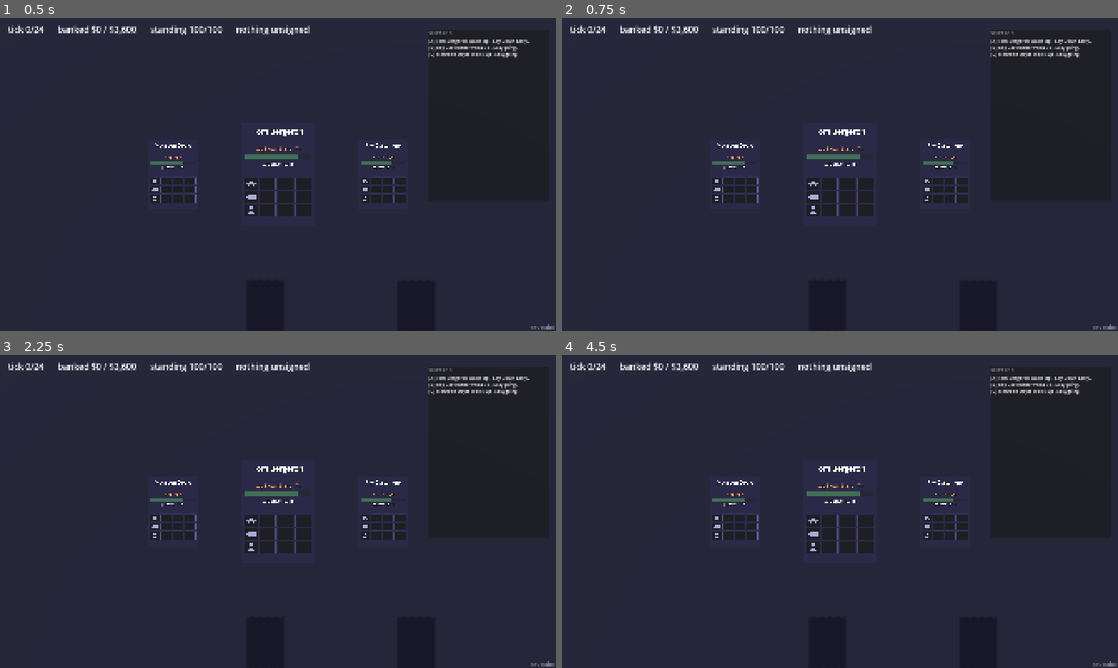
Above: before the commit, frames 1-4 (two rows, left to right).
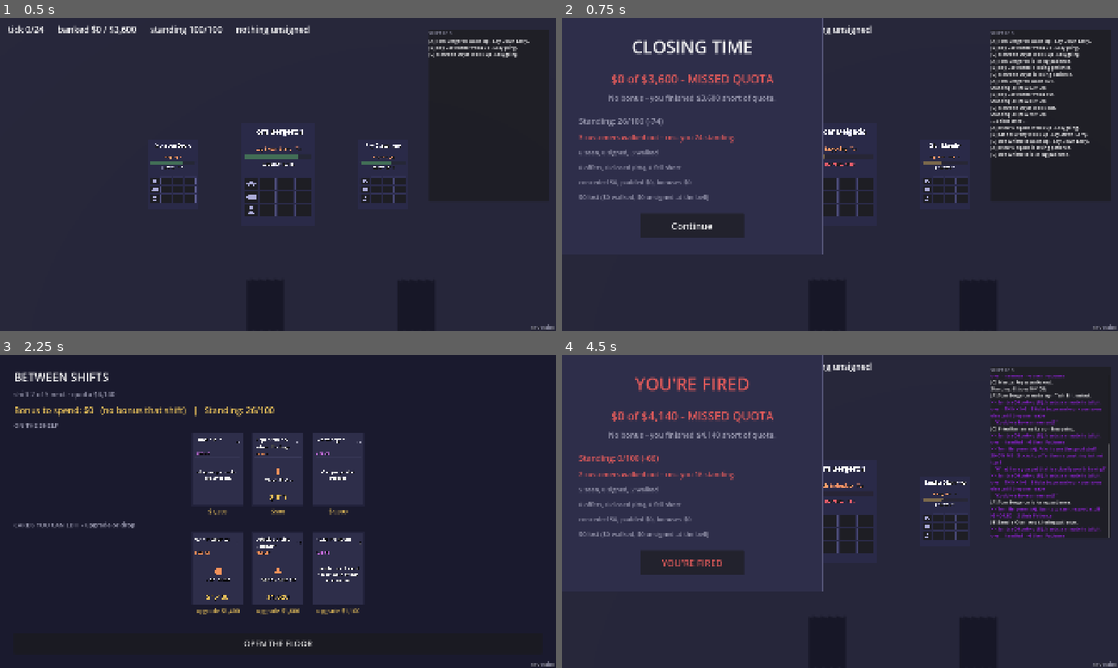
Above: after the commit, the same moments.

Repository: Painkills/RogueDealership
Game: Godot game, scene res://scenes/run.tscn
Same seed, same stepped clock (60 frames per second), same inputs: the game is played once before the commit and once after it.
Inputs (mouse positions are in pixels of both pictures, inside the frame that each line leads up to):
- Up to frame 1 (0.5 s): no input
- Up to frame 2 (0.75 s): click (589, 30) at 0.52 s
- Up to frame 3 (2.25 s): click (27, 367) at 1.27 s; click (127, 561) at 2 s, where only the run after the commit has a clickable "Continue"
- Up to frame 4 (4.5 s): click (840, 395) at 2.77 s; click (840, 642) at 3.5 s, where only the run after the commit has a clickable "OPEN THE FLOOR"; click (589, 367) at 4.27 s

Frame 1 is identical in both runs. In frame 2, 6.9% of the frame differs, in the area x 1-95%, y 0-76%; in frame 3, 8.4%; in frame 4, 8.5%, in the area x 1-99%, y 0-76%.

Commit message:
feat(view): mobile tap targets for the debug cheats
Ctrl+E and Ctrl+M have no touch equivalent, so a phone or tablet player
could never reach either. An invisible Button now sits exactly over the
tick counter (skip to the end of the shift) and over the shop's quota
line (+$10,000), wired to the identical methods the keyboard shortcuts
already call - PanelContainer stacks every child at the same rect
instead of laying them out, so the label sizes the wrapper and the
button inherits that exact rect for free, with no coordinates to keep
in sync by hand.

shift.tscn is hand-edited, not builder-generated, ever since the user's
own direct-editor pass on it (camera geometry, HUD rects) was never
ported into build_shift_scene.gd - a full rebuild would have silently
discarded all of that. Caught this the hard way: ran the builder first,
diffed 221 changed lines including the loss of the drop-zone shape
override from several commits ago, and reverted before it was ever
committed. Applied the actual change as a 14-line surgical hand-edit to
the live scene instead, with the builder script updated in parallel so
the recipe is correct whenever a full rebuild eventually happens.
shop.tscn carries no such history and rebuilt cleanly.

Both wrapper PanelContainers needed an explicit mouse_filter = IGNORE -
test_no_hud_control_can_swallow_a_click_meant_for_the_table() (the exact
guard this project already has for the G1 click-eating bug class) caught
the omission immediately, failing on the very first suite run after the
hand-edit.

Added driver checks that tapping each target does what the keyboard
shortcut does, and proved both bite by disconnecting each and confirming
the corresponding check fails before restoring them.

Full suite (2320), drive_shift.gd (310) and drive_run.gd (72) all green.

Co-Authored-By: Claude Sonnet 5 <noreply@anthropic.com>

Diff:
--- a/game/scenes/shift.tscn
+++ b/game/scenes/shift.tscn
@@ -123,6 +123,8 @@
 [sub_resource type="StyleBoxFlat" id="StyleBoxFlat_smm52"]
 bg_color = Color(0.101960786, 0.101960786, 0.18039216, 1)
 
+[sub_resource type="StyleBoxEmpty" id="StyleBoxEmpty_ticktap"]
+
 [node name="ShiftRoot" type="Node3D" unique_id=1565167599]
 script = ExtResource("1_y0hlp")
 
@@ -399,11 +401,21 @@
 mouse_filter = 2
 theme_override_constants/separation = 48
 
-[node name="TickLabel" type="Label" parent="HUD/HudRoot/TopBar" unique_id=493898306]
+[node name="TickWrap" type="PanelContainer" parent="HUD/HudRoot/TopBar" unique_id=1234567801]
+layout_mode = 2
+mouse_filter = 2
+theme_override_styles/panel = SubResource("StyleBoxEmpty_ticktap")
+
+[node name="TickLabel" type="Label" parent="HUD/HudRoot/TopBar/TickWrap" unique_id=493898306]
 unique_name_in_owner = true
 layout_mode = 2
 theme_override_font_sizes/font_size = 30
 text = "tick 0/24"
+
+[node name="TickTapTarget" type="Button" parent="HUD/HudRoot/TopBar/TickWrap" unique_id=1234567802]
+unique_name_in_owner = true
+layout_mode = 2
+flat = true
 
 [node name="BankedLabel" type="Label" parent="HUD/HudRoot/TopBar" unique_id=1396139415]
 unique_name_in_owner = true
--- a/game/scenes/shop.tscn
+++ b/game/scenes/shop.tscn
@@ -7,88 +7,100 @@
 [sub_resource type="StyleBoxFlat" id="StyleBoxFlat_8r1wq"]
 bg_color = Color(0.101960786, 0.101960786, 0.18039216, 1)
 
+[sub_resource type="StyleBoxEmpty" id="StyleBoxEmpty_ajxib"]
+
 [sub_resource type="StyleBoxFlat" id="StyleBoxFlat_8yt8d"]
 bg_color = Color(0.101960786, 0.101960786, 0.18039216, 0.88)
 
-[node name="ShopScreen" type="PanelContainer" unique_id=256260110]
+[node name="ShopScreen" type="PanelContainer" unique_id=635915357]
 anchor_right = 1.0
 anchor_bottom = 1.0
 theme_override_styles/panel = SubResource("StyleBoxFlat_8r1wq")
 script = ExtResource("1_1l46r")
 
-[node name="Margin" type="MarginContainer" parent="." unique_id=407462973]
+[node name="Margin" type="MarginContainer" parent="." unique_id=689674215]
 layout_mode = 2
 theme_override_constants/margin_left = 48
 theme_override_constants/margin_top = 48
 theme_override_constants/margin_right = 48
 theme_override_constants/margin_bottom = 48
 
-[node name="Column" type="VBoxContainer" parent="Margin" unique_id=755886632]
+[node name="Column" type="VBoxContainer" parent="Margin" unique_id=1362426994]
 layout_mode = 2
 theme_override_constants/separation = 16
 
-[node name="TitleLabel" type="Label" parent="Margin/Column" unique_id=1754381460]
+[node name="TitleLabel" type="Label" parent="Margin/Column" unique_id=744297092]
 unique_name_in_owner = true
 layout_mode = 2
 theme_override_font_sizes/font_size = 40
 theme_override_colors/font_color = Color(0.9490196, 0.9490196, 0.9490196, 1)
 text = "BETWEEN SHIFTS"
 
-[node name="ShiftLabel" type="Label" parent="Margin/Column" unique_id=1686813238]
+[node name="ShiftWrap" type="PanelContainer" parent="Margin/Column" unique_id=98062531]
+layout_mode = 2
+mouse_filter = 2
+theme_override_styles/panel = SubResource("StyleBoxEmpty_ajxib")
+
+[node name="ShiftLabel" type="Label" parent="Margin/Column/ShiftWrap" unique_id=449510255]
 unique_name_in_owner = true
 layout_mode = 2
 theme_override_font_sizes/font_size = 24
 theme_override_colors/font_color = Color(0.6039216, 0.6039216, 0.6901961, 1)
 text = "shift 1 of 5"
 
-[node name="MoneyLabel" type="Label" parent="Margin/Column" unique_id=1019895512]
+[node name="ShiftTapTarget" type="Button" parent="Margin/Column/ShiftWrap" unique_id=1893543845]
+unique_name_in_owner = true
+layout_mode = 2
+flat = true
+
+[node name="MoneyLabel" type="Label" parent="Margin/Column" unique_id=102785430]
 unique_name_in_owner = true
 layout_mode = 2
 theme_override_font_sizes/font_size = 30
 theme_override_colors/font_color = Color(0.9098039, 0.75686276, 0.3529412, 1)
 text = "$0 to spend"
 
-[node name="ShelfSection" type="VBoxContainer" parent="Margin/Column" unique_id=2071817091]
+[node name="ShelfSection" type="VBoxContainer" parent="Margin/Column" unique_id=1493374961]
 layout_mode = 2
 theme_override_constants/separation = 10
 
-[node name="OnShelfTitle" type="Label" parent="Margin/Column/ShelfSection" unique_id=276297380]
+[node name="OnShelfTitle" type="Label" parent="Margin/Column/ShelfSection" unique_id=1899172277]
 unique_name_in_owner = true
 layout_mode = 2
 theme_override_font_sizes/font_size = 22
 theme_override_colors/font_color = Color(0.6039216, 0.6039216, 0.6901961, 1)
 text = "ON THE SHELF"
 
-[node name="ShelfRow" type="HBoxContainer" parent="Margin/Column/ShelfSection" unique_id=158385329]
+[node name="ShelfRow" type="HBoxContainer" parent="Margin/Column/ShelfSection" unique_id=1474127946]
 unique_name_in_owner = true
 layout_mode = 2
 theme_override_constants/separation = 28
 alignment = 1
 
-[node name="DeckSection" type="VBoxContainer" parent="Margin/Column" unique_id=1385037231]
+[node name="DeckSection" type="VBoxContainer" parent="Margin/Column" unique_id=227533793]
 layout_mode = 2
 theme_override_constants/separation = 10
 
-[node name="DeckTitle" type="Label" parent="Margin/Column/DeckSection" unique_id=299943719]
+[node name="DeckTitle" type="Label" parent="Margin/Column/DeckSection" unique_id=1021335334]
 unique_name_in_owner = true
 layout_mode = 2
 theme_override_font_sizes/font_size = 22
 theme_override_colors/font_color = Color(0.6039216, 0.6039216, 0.6901961, 1)
 text = "CARDS YOU CAN EDIT - upgrade or drop"
 
-[node name="DeckRow" type="HBoxContainer" parent="Margin/Column/DeckSection" unique_id=981639281]
+[node name="DeckRow" type="HBoxContainer" parent="Margin/Column/DeckSection" unique_id=1300745945]
 unique_name_in_owner = true
 layout_mode = 2
 theme_override_constants/separation = 28
 alignment = 1
 
-[node name="LogLabel" type="Label" parent="Margin/Column" unique_id=955714225]
+[node name="LogLabel" type="Label" parent="Margin/Column" unique_id=2140575046]
 unique_name_in_owner = true
 layout_mode = 2
 theme_override_font_sizes/font_size = 22
 theme_override_colors/font_color = Color(0.8784314, 0.3529412, 0.3529412, 1)
 
-[node name="DoneButton" type="Button" parent="Margin/Column" unique_id=818412893]
+[node name="DoneButton" type="Button" parent="Margin/Column" unique_id=424984208]
 unique_name_in_owner = true
 custom_minimum_size = Vector2(360, 72)
 layout_mode = 2
--- a/game/scripts/view/shift_controller.gd
+++ b/game/scripts/view/shift_controller.gd
@@ -150,6 +150,9 @@
 		pad.input_event.connect(_on_pad_input.bind(i))
 
 	_register_keyboard_actions()
+	# Mobile has no Ctrl+E: an invisible button laid over the tick counter
+	# itself is the touch equivalent, wired to the exact same method.
+	(%TickTapTarget as Button).pressed.connect(_debug_skip_shift)
 	_report_overlay.continue_pressed.connect(
 		func(): shift_finished.emit(_shift.report()))
 
--- a/game/scripts/view/shop_screen.gd
+++ b/game/scripts/view/shop_screen.gd
@@ -19,6 +19,7 @@
 
 @onready var _money: Label = %MoneyLabel
 @onready var _shift_label: Label = %ShiftLabel
+@onready var _shift_tap: Button = %ShiftTapTarget
 @onready var _shelf_row: HBoxContainer = %ShelfRow
 @onready var _deck_row: HBoxContainer = %DeckRow
 @onready var _log: Label = %LogLabel
@@ -31,6 +32,9 @@
 	_done.pressed.connect(func(): done.emit())
 	_detail.action_taken.connect(_apply)
 	_bind_key(&"debug_add_money", KEY_M, true)   # Ctrl+M: +$10,000, for testing
+	# Mobile has no Ctrl+M: an invisible button laid over the quota line
+	# itself is the touch equivalent, wired to the exact same effect.
+	_shift_tap.pressed.connect(_debug_add_money)
 
 func _bind_key(action: StringName, keycode: Key, ctrl: bool = false) -> void:
 	if not InputMap.has_action(action):
@@ -50,8 +54,11 @@
 	if not visible:
 		return
 	if event.is_action_pressed("debug_add_money"):
-		_shop.run.money += 10000
-		_render()
+		_debug_add_money()
+
+func _debug_add_money() -> void:
+	_shop.run.money += 10000
+	_render()
 
 func setup(shop: Shop) -> void:
 	_shop = shop
--- a/game/tools/build_shift_scene.gd
+++ b/game/tools/build_shift_scene.gd
@@ -408,8 +408,44 @@
 	hud.add_child(top)
 	top.owner = root
 
+	# The tick counter doubles as a mobile stand-in for Ctrl+E (skip to the
+	# end of the shift) - it is the one thing on this HUD you look at every
+	# single tick, always in the same place, which is exactly what a tap
+	# target needs and a keyboard-only shortcut cannot give a touch player
+	# at all. PanelContainer stacks every child at the SAME rect rather than
+	# laying them out side by side - the label sizes the wrapper, and the
+	# invisible button (added after, so it is on top for input) inherits
+	# that identical rect for free, with no coordinates to keep in sync by
+	# hand.
+	var tick_wrap := PanelContainer.new()
+	tick_wrap.name = "TickWrap"
+	tick_wrap.add_theme_stylebox_override("panel", StyleBoxEmpty.new())
+	# IGNORE, same as every plain label already on this HUD - the wrapper
+	# itself must never be the thing that blocks a click meant for the
+	# table; only the Button inside it (exempt from that same guard) should
+	# ever consume one. test_no_hud_control_can_swallow_a_click_meant_for_
+	# the_table() caught this the first time it was missed.
+	tick_wrap.mouse_filter = Control.MOUSE_FILTER_IGNORE
+	top.add_child(tick_wrap)
+	tick_wrap.owner = root
+
+	var tick_label := Label.new()
+	tick_label.name = "TickLabel"
+	tick_label.text = "tick 0/24"
+	tick_label.add_theme_font_size_override("font_size", 30)
+	tick_label.mouse_filter = Control.MOUSE_FILTER_IGNORE
+	tick_label.unique_name_in_owner = true
+	tick_wrap.add_child(tick_label)
+	tick_label.owner = root
+
+	var tick_tap := Button.new()
+	tick_tap.name = "TickTapTarget"
+	tick_tap.flat = true   # no visible chrome at all - the ask was invisible
+	tick_tap.unique_name_in_owner = true
+	tick_wrap.add_child(tick_tap)
+	tick_tap.owner = root
+
 	var placeholders := {
-		"TickLabel": "tick 0/24",
 		"BankedLabel": "banked $0 / $3,600",
 		"StandingLabel": "standing 100/100",
 		"AtRiskLabel": "nothing unsigned",
--- a/game/tools/build_shop_scene.gd
+++ b/game/tools/build_shop_scene.gd
@@ -50,7 +50,39 @@
 	col.owner = root
 
 	_label(col, root, "TitleLabel", "BETWEEN SHIFTS", 40, &"text")
-	_label(col, root, "ShiftLabel", "shift 1 of 5", 24, &"text_dim")
+
+	# The quota line doubles as a mobile stand-in for Ctrl+M (+$10,000) - the
+	# same "no keyboard on touch" gap the shift's tick counter has, and the
+	# same fix: PanelContainer stacks every child at the SAME rect instead of
+	# laying them out, so the label sizes the wrapper and the invisible
+	# button (added after, on top for input) exactly covers it for free.
+	var shift_wrap := PanelContainer.new()
+	shift_wrap.name = "ShiftWrap"
+	shift_wrap.add_theme_stylebox_override("panel", StyleBoxEmpty.new())
+	# IGNORE: the wrapper itself must never be what a click actually hits -
+	# only the Button inside it should. shift.tscn's own equivalent
+	# (TickWrap) has a dedicated test for exactly this; this screen has no
+	# 3D table underneath to protect, but the same rule still applies.
+	shift_wrap.mouse_filter = Control.MOUSE_FILTER_IGNORE
+	col.add_child(shift_wrap)
+	shift_wrap.owner = root
+
+	var shift_label := Label.new()
+	shift_label.name = "ShiftLabel"
+	shift_label.text = "shift 1 of 5"
+	shift_label.add_theme_font_size_override("font_size", 24)
+	shift_label.add_theme_color_override("font_color", Palette.color(&"text_dim"))
+	shift_label.unique_name_in_owner = true
+	shift_wrap.add_child(shift_label)
+	shift_label.owner = root
+
+	var shift_tap := Button.new()
+	shift_tap.name = "ShiftTapTarget"
+	shift_tap.flat = true   # no visible chrome at all - the ask was invisible
+	shift_tap.unique_name_in_owner = true
+	shift_wrap.add_child(shift_tap)
+	shift_tap.owner = root
+
 	_label(col, root, "MoneyLabel", "$0 to spend", 30, &"margin")
 
 	_card_section(col, root, "ShelfSection", "OnShelfTitle", "ON THE SHELF",
--- a/game/tools/drive_run.gd
+++ b/game/tools/drive_run.gd
@@ -42,6 +42,7 @@
 		_check_the_deck_row_shows_exactly_the_random_upgrade_offers()
 		_check_clicking_a_deck_card_opens_its_detail()
 		_check_debug_add_money_key_works()
+		_check_shift_label_tap_target_adds_money_too()
 		_check_build_badge_is_always_on_screen("in the shop")
 		_phase = 2
 		return false
@@ -342,6 +343,16 @@
 	_check("Ctrl+M adds $10,000 while the shop is open (%d -> %d)"
 		% [before, shop_view._shop.run.money], shop_view._shop.run.money == before + 10000)
 
+## Mobile has no Ctrl+M - the quota line itself is an invisible tap target
+## wired to the identical effect.
+func _check_shift_label_tap_target_adds_money_too() -> void:
+	var shop_view = _root._shop_view
+	var before: int = shop_view._shop.run.money
+	var tap := shop_view.get_node(^"%ShiftTapTarget") as Button
+	tap.pressed.emit()
+	_check("tapping the quota line adds $10,000 too (%d -> %d)"
+		% [before, shop_view._shop.run.money], shop_view._shop.run.money == before + 10000)
+
 ## "Show the card itself... click the card itself" - the shelf's own answer,
 ## distinct from the deck browser's click-to-open: buying is a single click,
 ## no detail overlay involved.
--- a/game/tools/drive_shift.gd
+++ b/game/tools/drive_shift.gd
@@ -128,6 +128,7 @@
 	_check_an_empty_floor_does_not_end_the_shift()   # LAST: it empties the floor
 	_check_a_fatal_shift_shows_its_own_report()      # replaces _shift entirely
 	_check_debug_skip_shift_key_ends_it()            # replaces _shift entirely
+	_check_tick_tap_target_ends_the_shift_too()      # replaces _shift entirely
 
 	print("")
 	# Guards against the failure mode that has now bitten three times: a runtime
@@ -1600,6 +1601,21 @@
 	_check("Ctrl+E burns the whole shift at once (%d of %d ticks)"
 		% [fresh.tick, fresh.tick_budget], fresh.is_over())
 
+## Mobile has no Ctrl+E - the tick counter itself is an invisible tap
+## target wired to the identical method. Same fresh-shift shape as the
+## keyboard check above, so it is stressed the same way.
+func _check_tick_tap_target_ends_the_shift_too() -> void:
+	var fresh := Shift.new(load("res://data/shift_config.tres"),
+		load("res://data/interests/interest_pool.tres"),
+		load("res://data/card_pool.tres"),
+		load("res://data/archetype_pool.tres"), randi())
+	_controller.setup(fresh, 100)
+	_check("a fresh shift is not already over", not fresh.is_over())
+	var tap := _controller.get_node(^"%TickTapTarget") as Button
+	tap.pressed.emit()
+	_check("tapping the tick counter burns the whole shift at once (%d of %d ticks)"
+		% [fresh.tick, fresh.tick_budget], fresh.is_over())
+
 func _check(label: String, ok: bool) -> void:
 	_checks += 1
 	if not ok:
